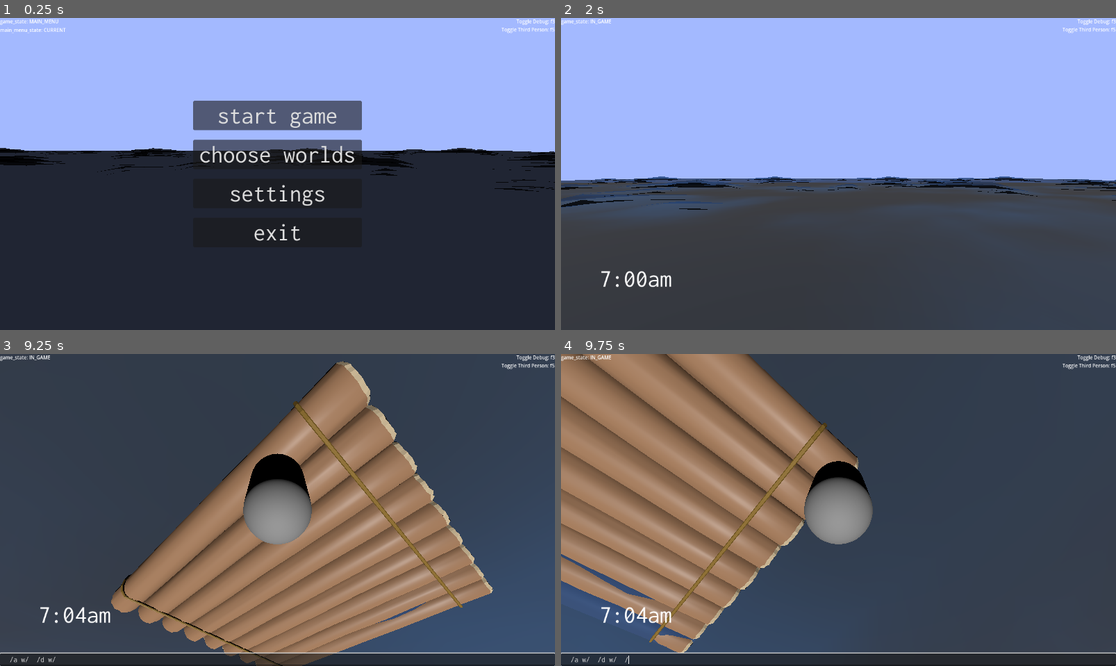
Above: before the commit, frames 1-4 (two rows, left to right).
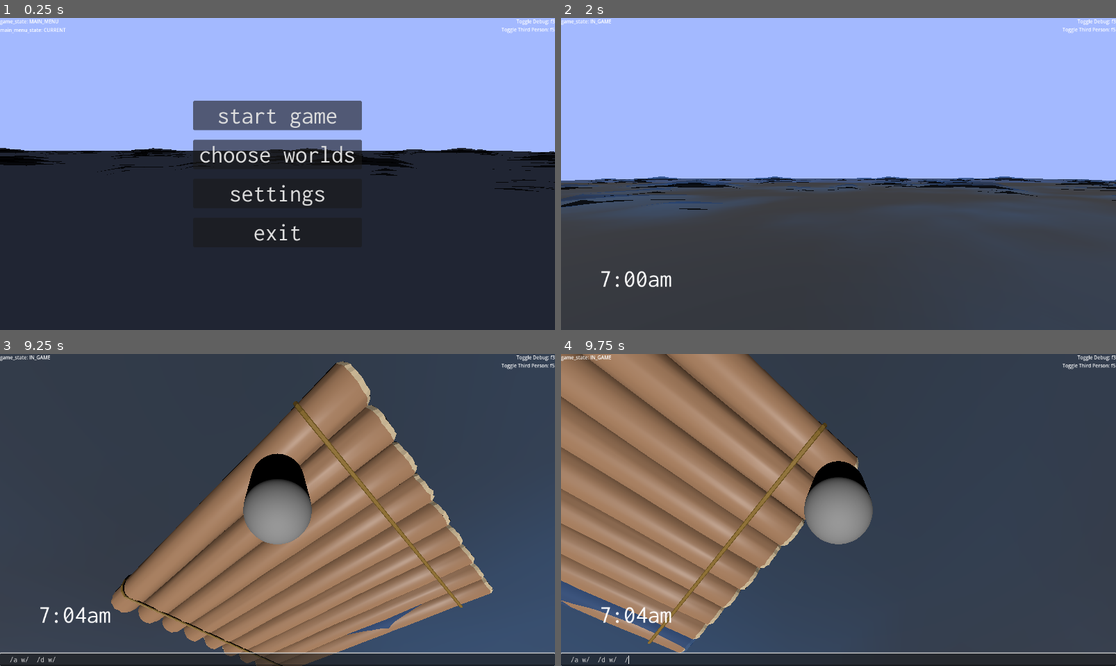
Above: after the commit, the same moments.

Repository: illogicalapple/open-water
Game: Godot game, scene res://scenes/start_menu.tscn
The game is run twice, just before and just after one commit, with the same random seed, the same clock (stepped at 60 frames per second) and the same inputs.
Inputs (mouse positions are in pixels of both pictures, inside the frame that each line leads up to):
- Up to frame 1 (0.25 s): no input
- Up to frame 2 (2 s): click "start game" at 0.5 s; click "Host" at 1.25 s
- Up to frame 3 (9.25 s): tap Enter at 2 s; move the mouse to (271, 516) at 2.02 s; hold / (commands) 2.03-2.78 s; hold W 2.03-4.28 s; tap Space (jump) at 2.27, 3.02, 4.52, 5.27, 6.02, 7.52, 8.27, 9.02 s; move the mouse to (316, 513) at 2.77 s; tap Shift (crouch) every 1.5 s from 2.85 to 8.85 s; move the mouse to (233, 506) at 3.52 s; hold / (commands) 3.53-4.28 s; move the mouse to (283, 510) at 4.27 s; hold A 4.28-5.03 s; move the mouse to (255, 503) at 5.02 s; hold / (commands) 5.03-5.78 s; hold W 5.03-7.28 s; tap F5 (perspective_change) at 5.65 s; move the mouse to (305, 510) at 5.77 s; move the mouse to (249, 510) at 6.52 s; hold / (commands) 6.53-7.28 s; move the mouse to (288, 503) at 7.27 s; hold D 7.28-8.03 s; move the mouse to (271, 516) at 8.02 s; hold / (commands) 8.03-8.78 s; hold W from 8.03 s (still down); move the mouse to (316, 513) at 8.77 s
- Up to frame 4 (9.75 s): keep holding W; move the mouse to (794, 506) at 9.52 s; hold / (commands) from 9.53 s (still down)

Frames 1-2 are identical in both runs. In frame 3, 0.1% of the frame differs, in the area x 62-77%, y 79-90%; in frame 4, 0.8%, in the area x 0-24%, y 64-96%.

Commit message:
bug fix and moving water with player

Diff:
--- a/infinitewater.gd
+++ b/infinitewater.gd
@@ -1,6 +1,6 @@
 @tool
 extends Area3D
-
+var ourplayer=null
 
 # Called when the node enters the scene tree for the first time.
 func _ready():
@@ -9,7 +9,12 @@
 
 # Called every frame. 'delta' is the elapsed time since the previous frame.
 func _process(delta):
-
+	if ourplayer==null:
+		for e in get_parent().get_children():
+			if e.get_node_or_null("MultiplayerSynchronizer")!=null:
+				ourplayer=e
+	else:
+		position=Vector3(ourplayer.position.x,position.y,ourplayer.position.z)
 	$ff.material_override.set_shader_parameter("offset",position)
 
 	pass
--- a/main.tscn
+++ b/main.tscn
@@ -34,7 +34,7 @@
 [sub_resource type="ShaderMaterial" id="ShaderMaterial_wawqv"]
 render_priority = 0
 shader = ExtResource("2_6w6rm")
-shader_parameter/offset = null
+shader_parameter/offset = Vector3(0, -5.25731, 0)
 shader_parameter/noise1 = SubResource("NoiseTexture2D_b3lqb")
 shader_parameter/noise2 = SubResource("NoiseTexture2D_1poex")
 
--- a/player_character/player_character.gd
+++ b/player_character/player_character.gd
@@ -65,6 +65,6 @@
 			synchronizer.y_rotation = rotation.y
 			camera.rotate_x(-deg_to_rad(event.relative.y) * mouse_sensitivity)
 
-	if Input.is_action_just_pressed("perspective_change"):
-		$Camera3D.current=!$Camera3D.current
-		$Camera3D/thirdperson.current=!$Camera3D.current
+		if Input.is_action_just_pressed("perspective_change"):
+			$Camera3D.current=!$Camera3D.current
+			$Camera3D/thirdperson.current=!$Camera3D.current
